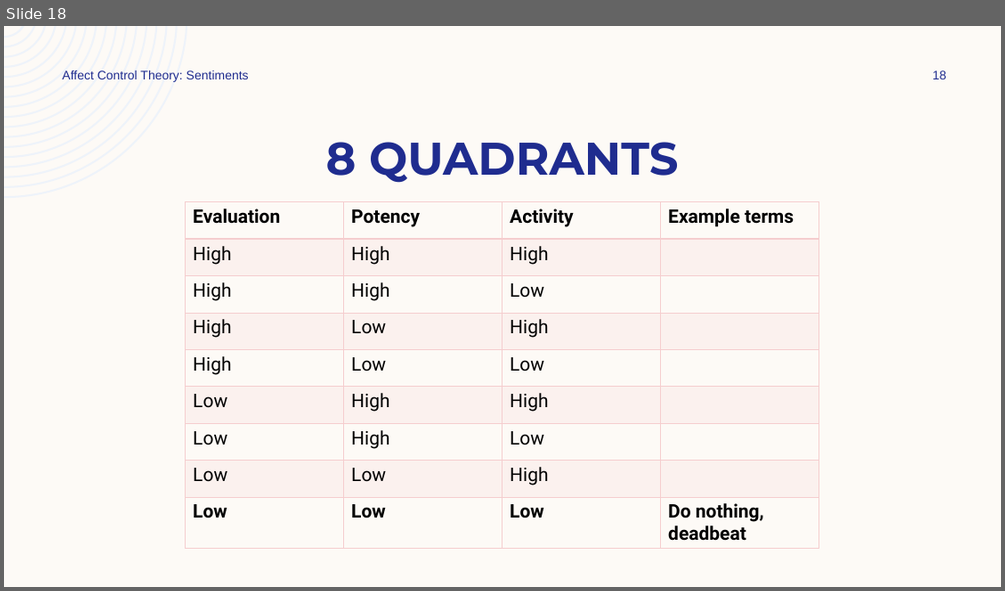
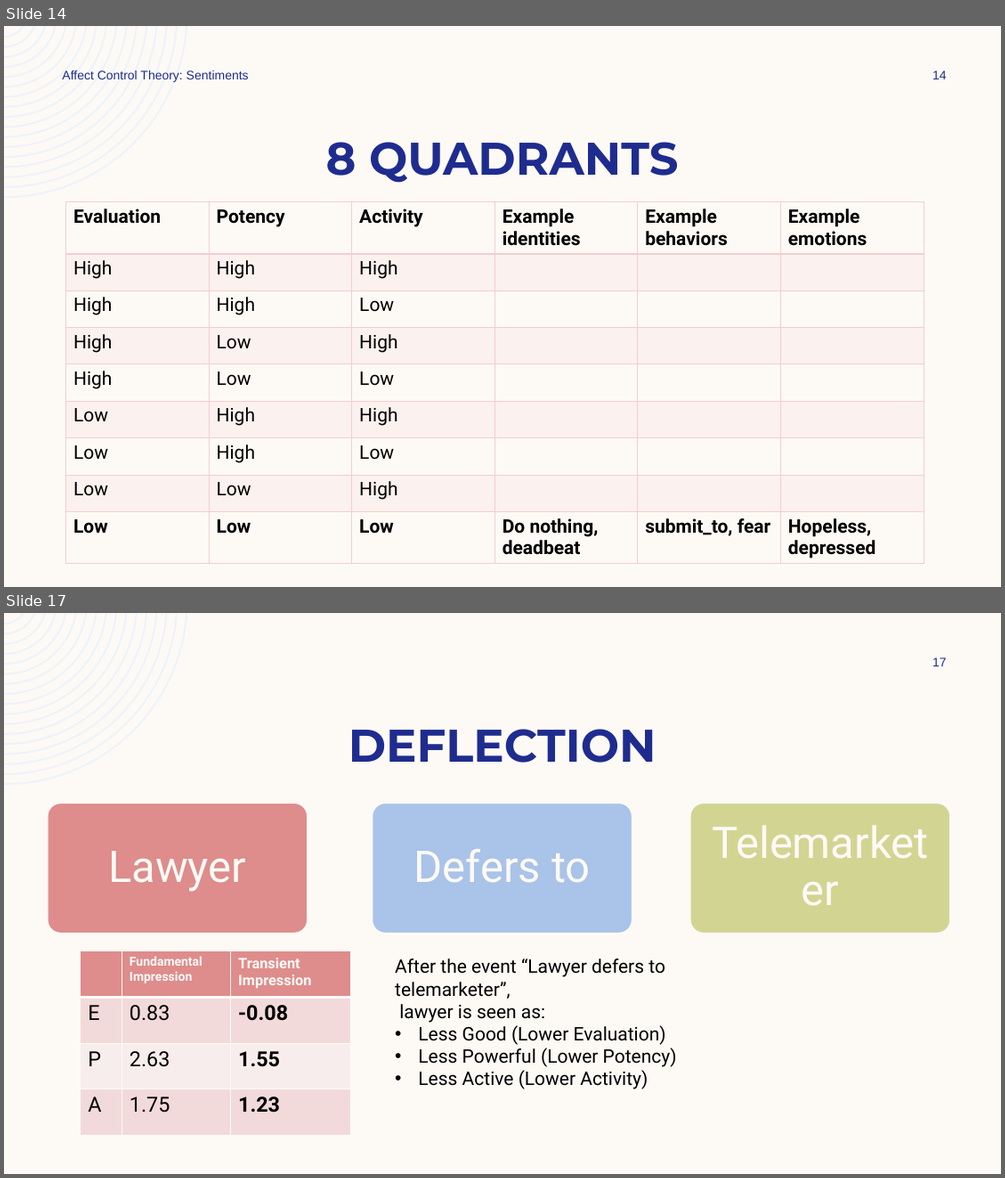
Before and after one commit to ekmaloney/soc490s, a slide deck: slides/jan_26.pptx. Shown one above the other, each under a label of ours: slide 18 before the commit, slides 14 and 17 after it; the slides between them are not shown. The pictures are 1005x591 and 1005x1178 pixels, drawn with LibreOffice and Linux fonts; fonts in the diff are those of the drawing. Boxes give left, top, right and bottom in pixels: in the first picture for what was removed or moved away, otherwise in the second. Text is boxed around its words. In the diff, an @@ line names an element or a change of style, - is before the commit and + after.

```diff
--- a/slides/jan_26.pptx
+++ b/slides/jan_26.pptx
@@ slide 17 added at [4,613,1001,1174], background #FDFAF6; not listed: 1 template element that a slide beside it also shows @@
@@ page number added at [932,657,947,666], 12 pt, text #1F2C8F @@
+17
@@ title added at [348,729,656,763], 44 pt, text #1F2C8F, bold @@
+DEFLECTION
@@ rounded rectangle added at [48,803,307,933], fill #DE8C8C, outline #FDFAF6 1 pt @@
@@ rounded rectangle added at [372,803,632,933], fill #AAC3E8, outline #FDFAF6 1 pt @@
@@ rounded rectangle added at [690,803,950,933], fill #D2D592, outline #FDFAF6 1 pt @@
@@ text added at [108,851,246,892], 42 pt, text #FDFAF6 @@
+Lawyer
@@ text added at [414,849,591,882], 42 pt, text #FDFAF6 @@
+Defers to
@@ table added at [81,951,351,1135], 4 rows, 3 columns @@
+ | Fundamental Impression | Transient Impression
+E | 0.83 | -0.08
+P | 2.63 | 1.55
+A | 1.75 | 1.23
@@ text added at [395,958,677,1089], 18 pt, text #000000 @@
+After the event “Lawyer defers to telemarketer”,
+lawyer is seen as:
+• Less Good (Lower Evaluation)
+• Less Powerful (Lower Potency)
+• Less Active (Lower Activity)
@@ text added at [395,981,510,998], 42 pt, text #FDFAF6 @@
+Telemarketer
@@ what was slide 18 is now slide 14 @@
@@ slide 14 changed as well @@
@@ page number at [932,70,947,79]: text changed @@
-18
+14
@@ table at [66,202,923,565] @@
-column 4: Example terms |  |  |  |  |  |  |  | Do nothing, / deadbeat
+column 4: Example identities |  |  |  |  |  |  |  | Do nothing, / deadbeat
+column 5: Example behaviors |  |  |  |  |  |  |  | submit_to, fear
+column 6: Example emotions |  |  |  |  |  |  |  | Hopeless, depressed
@@ table: place and size @@
-table at [186,202,820,549]
+table at [66,202,923,565]
```
Also in this commit, not shown: 10 other slides changed, 28 other slides added, 23 slides removed, 14 other files.
